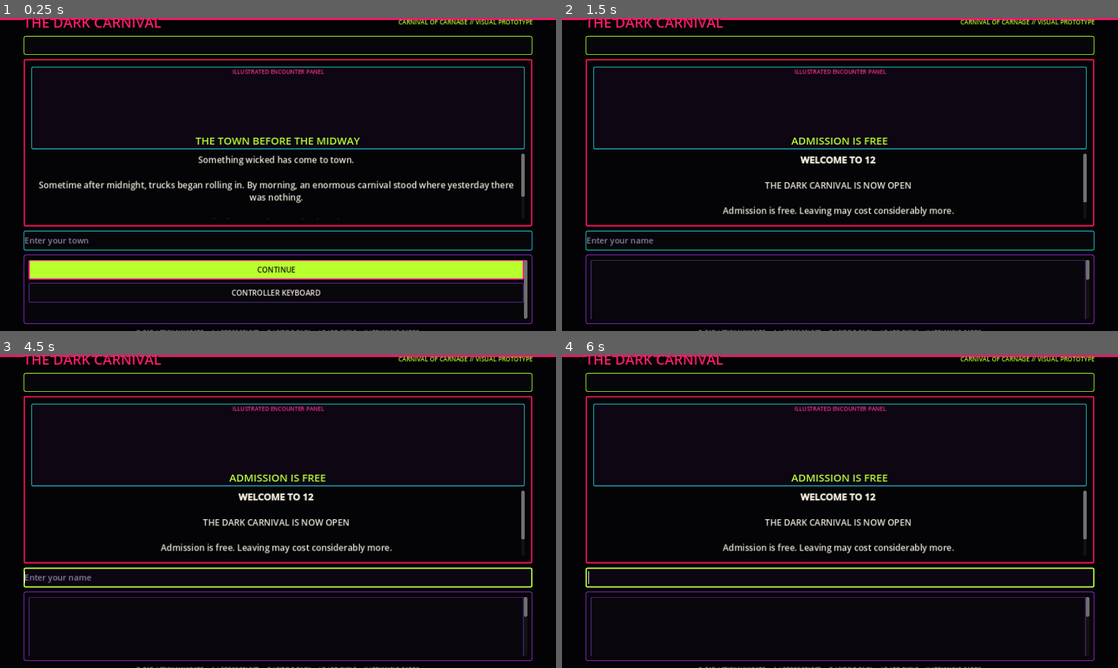
Above: before the commit, frames 1-4 (two rows, left to right).
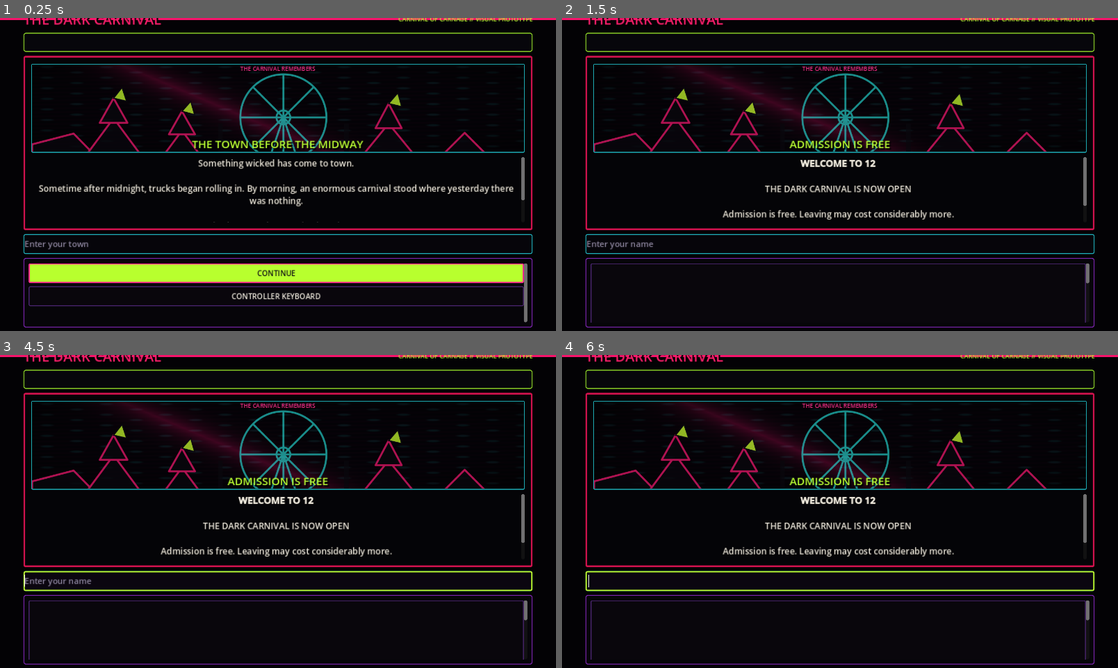
Above: after the commit, the same moments.

Repository: d1inthechamber/Dark-Carnival
Game: Godot game, scene res://scenes/Main.tscn
Two runs of this game, one before a commit and one after it. Both use one fixed random seed, a clock stepped at 60 frames per second and the inputs below.
Inputs (mouse positions are in pixels of both pictures, inside the frame that each line leads up to):
- Up to frame 1 (0.25 s): no input
- Up to frame 2 (1.5 s): click (840, 240) at 0.52 s; type "12" at 0.6 s; click "CONTINUE" at 1.25 s
- Up to frame 3 (4.5 s): tap Enter at 2, 3.5 s; move the mouse to (400, 495) at 2.02 s; click (400, 495) at 2.17 s; tap Space at 2.75, 4.25 s; move the mouse to (166, 527) at 2.77 s; click (166, 527) at 2.92 s; move the mouse to (333, 442) at 3.52 s; click (333, 442) at 3.67 s; move the mouse to (250, 574) at 4.27 s; click (250, 574) at 4.42 s
- Up to frame 4 (6 s): tap Enter at 5 s; move the mouse to (1006, 558) at 5.02 s; click (1006, 558) at 5.17 s; tap Space at 5.75 s; move the mouse to (673, 464) at 5.77 s; click (673, 464) at 5.92 s

The runs differ from the first frame. In frame 1, 19% of the frame differs, in the area x 4-96%, y 0-100%; in frame 2, 14%; in frame 3, 15%; in frame 4, 15%.

Commit message:
Add animated comic halftone and carnival art layer

Diff:
--- a/scenes/ui/ComicFrame.tscn
+++ b/scenes/ui/ComicFrame.tscn
@@ -1,4 +1,7 @@
-[gd_scene load_steps=3 format=3]
+[gd_scene load_steps=6 format=3]
+
+[ext_resource path="res://assets/shaders/comic_halftone.gdshader" type="Shader" id="1_shader"]
+[ext_resource path="res://assets/ui/carnival_silhouette.svg" type="Texture2D" id="2_silhouette"]
 
 [sub_resource type="StyleBoxFlat" id="StyleBox_frame"]
 bg_color = Color(0.018, 0.015, 0.027, 0.98)
@@ -13,7 +16,7 @@
 corner_radius_bottom_left = 4
 
 [sub_resource type="StyleBoxFlat" id="StyleBox_art"]
-bg_color = Color(0.055, 0.025, 0.075, 1)
+bg_color = Color(0.02, 0.012, 0.035, 1)
 border_width_left = 2
 border_width_top = 2
 border_width_right = 2
@@ -23,6 +26,9 @@
 corner_radius_top_right = 3
 corner_radius_bottom_right = 3
 corner_radius_bottom_left = 3
+
+[sub_resource type="ShaderMaterial" id="ShaderMaterial_halftone"]
+shader = ExtResource("1_shader")
 
 [node name="ComicFrame" type="PanelContainer"]
 size_flags_vertical = 3
@@ -40,9 +46,34 @@
 theme_override_constants/separation = 10
 
 [node name="ArtStage" type="PanelContainer" parent="Margin/Layout"]
-custom_minimum_size = Vector2(0, 190)
+custom_minimum_size = Vector2(0, 205)
 layout_mode = 2
+clip_contents = true
 theme_override_styles/panel = SubResource("StyleBox_art")
+
+[node name="Backdrop" type="ColorRect" parent="Margin/Layout/ArtStage"]
+layout_mode = 1
+anchors_preset = 15
+anchor_right = 1.0
+anchor_bottom = 1.0
+grow_horizontal = 2
+grow_vertical = 2
+material = SubResource("ShaderMaterial_halftone")
+color = Color(1, 1, 1, 1)
+mouse_filter = 2
+
+[node name="Silhouette" type="TextureRect" parent="Margin/Layout/ArtStage"]
+layout_mode = 1
+anchors_preset = 15
+anchor_right = 1.0
+anchor_bottom = 1.0
+grow_horizontal = 2
+grow_vertical = 2
+texture = ExtResource("2_silhouette")
+expand_mode = 1
+stretch_mode = 6
+modulate = Color(1, 1, 1, 0.72)
+mouse_filter = 2
 
 [node name="ArtStack" type="VBoxContainer" parent="Margin/Layout/ArtStage"]
 layout_mode = 2
@@ -51,8 +82,11 @@
 [node name="Eyebrow" type="Label" parent="Margin/Layout/ArtStage/ArtStack"]
 layout_mode = 2
 theme_override_colors/font_color = Color(0.98, 0.19, 0.55, 1)
+theme_override_colors/font_shadow_color = Color(0, 0, 0, 1)
+theme_override_constants/shadow_offset_x = 2
+theme_override_constants/shadow_offset_y = 2
 theme_override_font_sizes/font_size = 13
-text = "ILLUSTRATED ENCOUNTER PANEL"
+text = "THE CARNIVAL REMEMBERS"
 horizontal_alignment = 1
 
 [node name="Spacer" type="Control" parent="Margin/Layout/ArtStage/ArtStack"]
@@ -63,9 +97,13 @@
 [node name="SceneLabel" type="Label" parent="Margin/Layout/ArtStage/ArtStack"]
 layout_mode = 2
 theme_override_colors/font_color = Color(0.73, 1, 0.2, 1)
-theme_override_font_sizes/font_size = 24
+theme_override_colors/font_shadow_color = Color(0, 0, 0, 1)
+theme_override_constants/shadow_offset_x = 3
+theme_override_constants/shadow_offset_y = 3
+theme_override_font_sizes/font_size = 25
 text = "THE DARK CARNIVAL"
 horizontal_alignment = 1
+vertical_alignment = 1
 autowrap_mode = 2
 
 [node name="Story" type="RichTextLabel" parent="Margin/Layout"]
